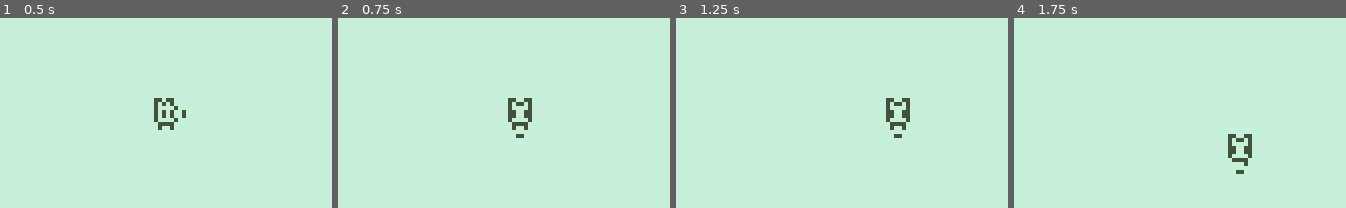
Above: before the commit, frames 1-4 (left to right).
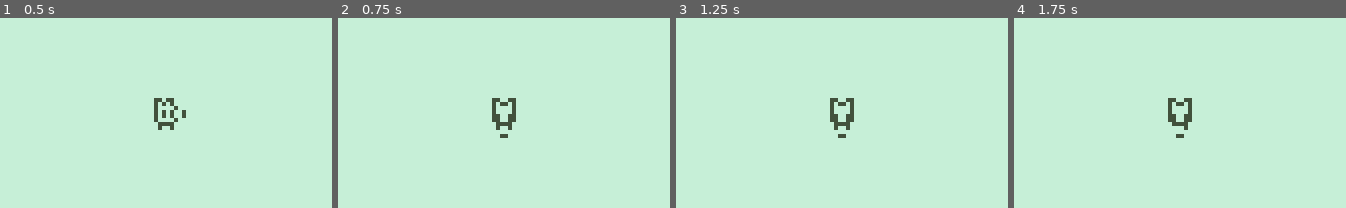
Above: after the commit, the same moments.

Repository: Streamfire/Nokia3310-DeathIsGood
Game: Godot game, scene res://internal/Scenes/Main.tscn
The game is run twice, just before and just after one commit, with the same random seed, the same clock (stepped at 60 frames per second) and the same inputs. This scene is started directly instead of the project's main scene.
Inputs:
- Up to frame 1 (0.5 s): no input
- Up to frame 2 (0.75 s): tap Enter at 0.5 s; hold Right (move_right) from 0.53 s (still down); hold S (aim_down) from 0.53 s (still down)
- Up to frame 3 (1.25 s): keep holding Right (move_right); keep holding S (aim_down)
- Up to frame 4 (1.75 s): release Right (move_right) at 1.28 s; release S (aim_down) at 1.28 s; hold Down (move_down) from 1.28 s (still down); tap A (aim_left) at 1.35 s

Frame 1 is identical in both runs. In frame 2, 1.1% of the frame differs, in the area x 46-59%, y 42-64%; in frame 3, 1.4%, in the area x 46-71%, y 42-64%; in frame 4, 1.4%.

Commit message:
Camera Update

Diff:
--- a/internal/Scenes/Main.tscn
+++ b/internal/Scenes/Main.tscn
@@ -1022,15 +1022,6 @@
 
 [node name="Main" type="Node2D"]
 
-[node name="camera" type="Camera2D" parent="."]
-current = true
-
-[node name="background" type="Sprite" parent="camera"]
-scale = Vector2( 2.54298, 1.23116 )
-z_index = -10
-z_as_relative = false
-texture = ExtResource( 1 )
-
 [node name="Player" type="KinematicBody2D" parent="."]
 collision_layer = 2
 script = SubResource( 1 )
@@ -1100,6 +1091,15 @@
 hframes = 4
 frame = 3
 
+[node name="camera" type="Camera2D" parent="Player"]
+current = true
+
+[node name="background" type="Sprite" parent="Player/camera"]
+scale = Vector2( 2.54298, 1.23116 )
+z_index = -10
+z_as_relative = false
+texture = ExtResource( 1 )
+
 [node name="Map" type="Node2D" parent="."]
 
 [node name="StaticBody2D" type="StaticBody2D" parent="Map"]
Binary file changed: Assets/Graphics/Player/player_north.png
Binary file changed: Assets/Graphics/Player/player_south.png
